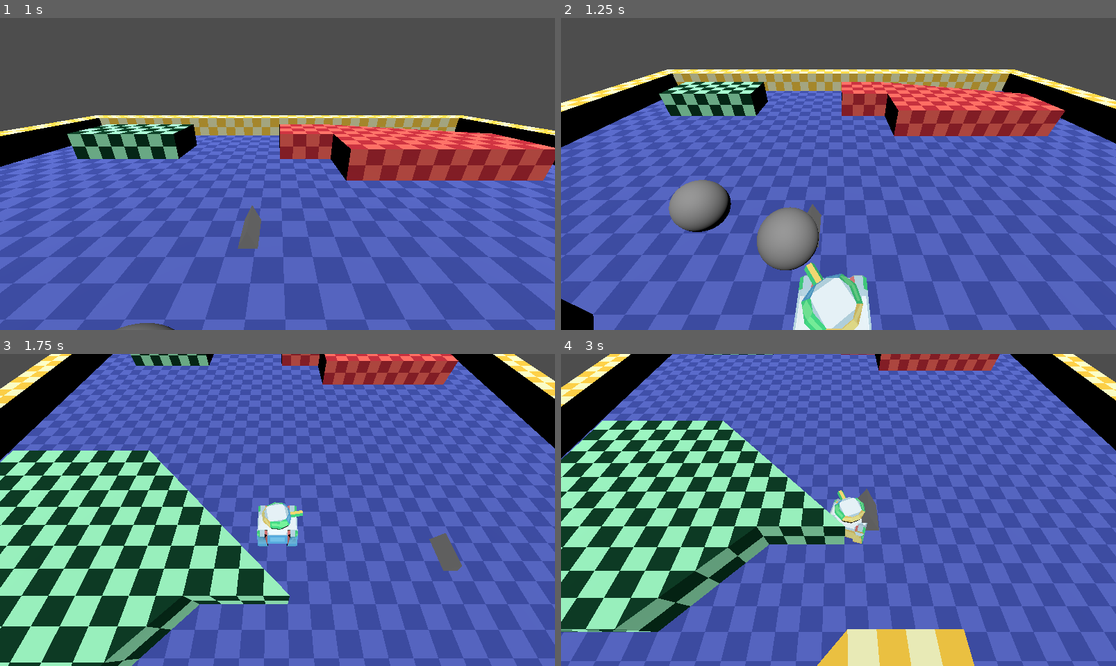
Above: before the commit, frames 1-4 (two rows, left to right).
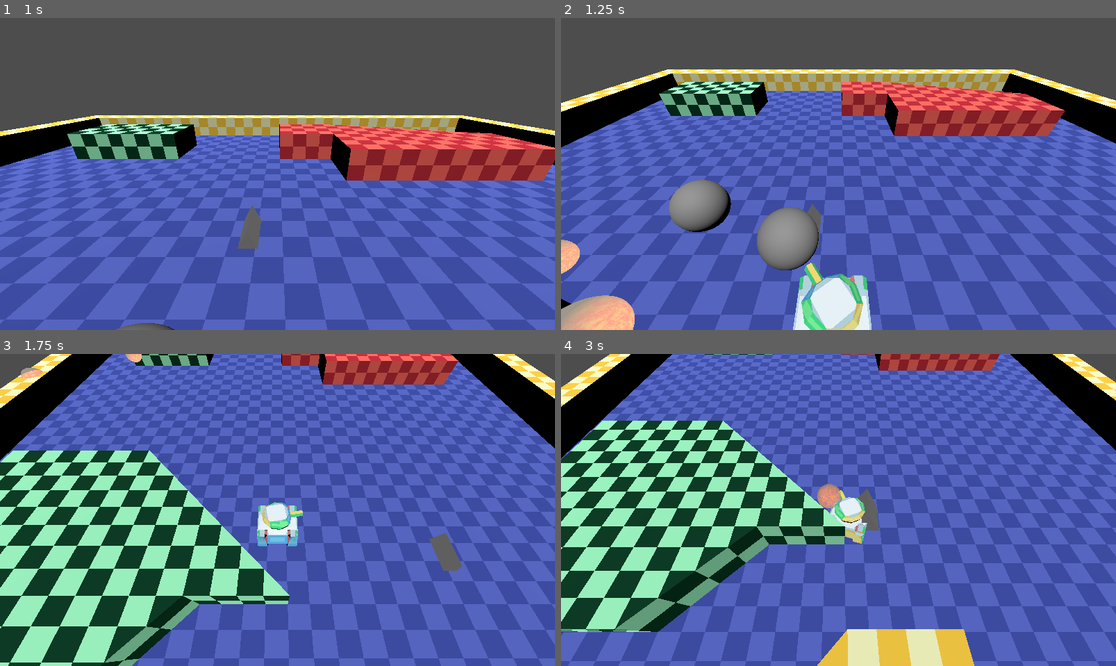
Above: after the commit, the same moments.

Repository: Skeleray/Tonks
Game: Godot game, scene res://MainTestScene.tscn
The game is run twice, just before and just after one commit, with the same random seed, the same clock (stepped at 60 frames per second) and the same inputs.
Inputs (mouse positions are in pixels of both pictures, inside the frame that each line leads up to):
- Up to frame 1 (1 s): tap Enter (reset) at 0.5 s; move the mouse to (249, 236) at 0.52 s; hold W (forward) from 0.53 s (still down); hold Space (shoot) from 0.53 s (still down); click (249, 236) at 0.67 s
- Up to frame 2 (1.25 s): keep holding W (forward); keep holding Space (shoot)
- Up to frame 3 (1.75 s): keep holding W (forward); move the mouse to (444, 556) at 1.27 s; release Space (shoot) at 1.28 s; tap F at 1.35 s
- Up to frame 4 (3 s): move the mouse to (672, 463) at 2.02 s; release W (forward) at 2.03 s; hold A (left) from 2.03 s (still down); tap Q at 2.1 s; move the mouse to (866, 510) at 2.77 s; tap Space (shoot) at 2.85 s; click (866, 510) at 2.92 s

Frame 1 is identical in both runs. In frame 2, 1.5% of the frame differs, in the area x 0-14%, y 71-100%; in frame 3, 0.2%; in frame 4, 0.3%.

Commit message:
made bulletPool work with explosions

Diff:
--- a/Bullets/bullet_explosion_base.gd
+++ b/Bullets/bullet_explosion_base.gd
@@ -7,7 +7,7 @@
 	visible = true
 	startEffect(pos)
 
-func startEffect(pos: Vector3):
+func startEffect(global_pos: Vector3):
 	pass
 
 func endEffect():
--- a/Bullets/explosion_pool.gd
+++ b/Bullets/explosion_pool.gd
@@ -26,4 +26,6 @@
 	var return_bullet := bullets[current_index]
 	current_index = current_index +1
 	current_index = current_index % bullets.size()
+	return_bullet.visible = true
+	return_bullet.set_process(true)
 	return return_bullet
--- a/Bullets/trigger_bullet.gd
+++ b/Bullets/trigger_bullet.gd
@@ -30,10 +30,16 @@
 
 
 func _on_area_3d_area_entered(area: Area3D) -> void:
+	if explosion_pool != null :
+		var explosion :=explosion_pool._get_next_explosion()
+		explosion.startEffect(global_position)
+	visible = false
 	set_process(false)
-	visible = false
 
 
 func _on_area_3d_body_entered(body: Node3D) -> void:
+	if explosion_pool != null :
+		var explosion :=explosion_pool._get_next_explosion()
+		explosion.startEffect(global_position)
+	visible = false
 	set_process(false)
-	visible = false
--- a/Character/Player.tscn
+++ b/Character/Player.tscn
@@ -7,6 +7,8 @@
 [ext_resource type="Script" path="res://Character/PlayerMouse.gd" id="5_whse8"]
 [ext_resource type="Script" path="res://Character/player_shoot.gd" id="6_n3u7n"]
 [ext_resource type="PackedScene" uid="uid://brd3xrt4s6qyd" path="res://Bullets/BulletPoolTrigger.tscn" id="7_pd48w"]
+[ext_resource type="Script" path="res://Bullets/explosion_pool.gd" id="8_8y1ho"]
+[ext_resource type="PackedScene" uid="uid://cgw4y6wx703yg" path="res://Scenes/SmallExplosionScene.tscn" id="9_1pble"]
 
 [sub_resource type="CylinderShape3D" id="CylinderShape3D_ulg2b"]
 height = 0.5
@@ -50,4 +52,10 @@
 bullet_pool = NodePath("../BulletPoolTrigger")
 shoot_time = 0.1
 
-[node name="BulletPoolTrigger" parent="." instance=ExtResource("7_pd48w")]
+[node name="BulletPoolTrigger" parent="." node_paths=PackedStringArray("explosion_pool") instance=ExtResource("7_pd48w")]
+explosion_pool = NodePath("../ExplosionPool")
+
+[node name="ExplosionPool" type="Node3D" parent="."]
+script = ExtResource("8_8y1ho")
+explosion = ExtResource("9_1pble")
+number_of_explosions = 50
--- a/Scripts/Effects/smallExplosion.gd
+++ b/Scripts/Effects/smallExplosion.gd
@@ -6,5 +6,6 @@
 	if !explodeAnimation.is_playing():
 		endEffect()
 
-func startEffect(pos: Vector3):
+func startEffect(global_pos: Vector3):
+	global_position = global_pos
 	explodeAnimation.play("SmallExplosionAnimation")
Not shown: 1 places in Character/Player.tscn that only renumber resources
